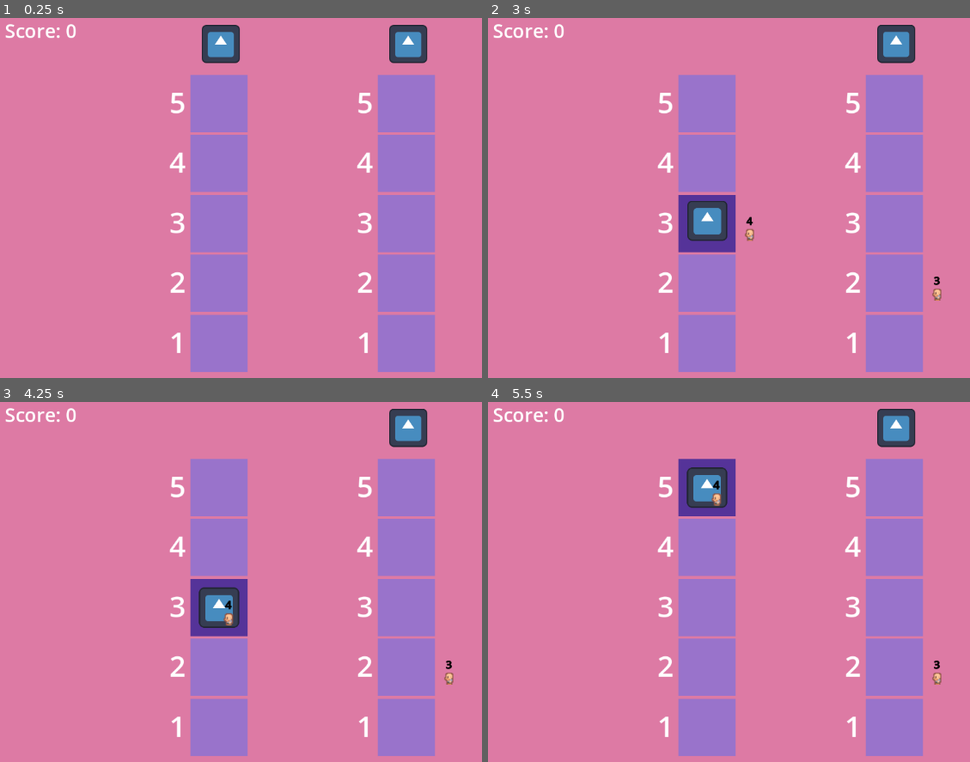
Above: before the commit, frames 1-4 (two rows, left to right).
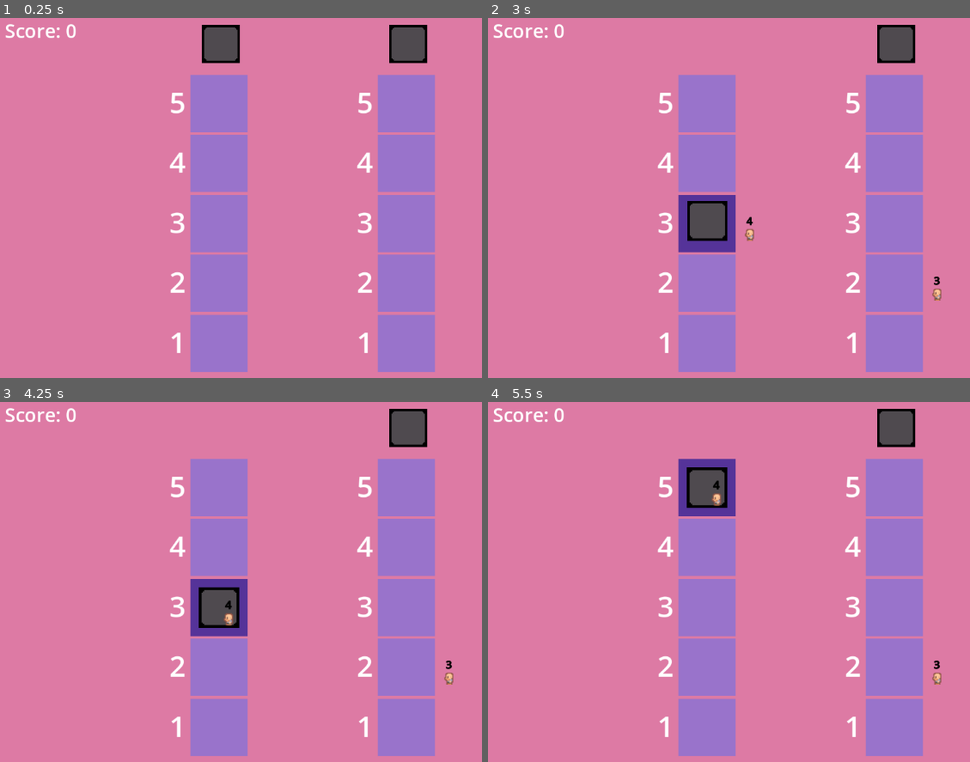
Above: after the commit, the same moments.

Repository: hamzasclone2/elevator
Game: Godot game, scene res://world.tscn
Same seed, same stepped clock (60 frames per second), same inputs: the game is played once before the commit and once after it. The engine's default icon, where the game draws it, is replaced by a stand-in: a white triangle on a blue panel in a dark square.
Inputs (mouse positions are in pixels of both pictures, inside the frame that each line leads up to):
- Up to frame 1 (0.25 s): no input
- Up to frame 2 (3 s): tap Enter at 0.5, 2 s; move the mouse to (709, 43) at 0.52 s; press the mouse at (709, 43) at 0.53 s; tap Space at 1.25, 2.75 s; move the mouse to (897, 43) at 1.27 s; release the mouse at (897, 43) at 1.28 s; click (897, 43) at 1.35 s; move the mouse to (897, 126) at 2.02 s; press the mouse at (897, 126) at 2.03 s; move the mouse to (796, 288) at 2.77 s; release the mouse at (796, 288) at 2.78 s; click (796, 288) at 2.85 s
- Up to frame 3 (4.25 s): tap Enter at 3.5 s; move the mouse to (outside the picture) at 3.52 s; press the mouse at (outside the picture) at 3.53 s
- Up to frame 4 (5.5 s): tap Space at 4.25 s; move the mouse to (622, 535) at 4.27 s; release the mouse at (622, 535) at 4.28 s; click (622, 535) at 4.35 s; move the mouse to (863, 592) at 5.02 s; press the mouse at (863, 592) at 5.03 s

The runs differ from the first frame. In frame 1, 1.6% of the frame differs, in the area x 41-89%, y 1-13%; in frame 2, 1.7%, in the area x 41-89%, y 1-63%; in frame 3, 1.7%; in frame 4, 1.7%.
Error in both runs: Invalid access to property or key 'position' on a base object of type 'Nil'. (res://elevator.gd:29)

Commit message:
changed look of elevators

Diff:
--- a/elevator.tscn
+++ b/elevator.tscn
@@ -1,7 +1,7 @@
 [gd_scene load_steps=5 format=3 uid="uid://bb711t5dekmpg"]
 
 [ext_resource type="Script" path="res://elevator.gd" id="1_74kpp"]
-[ext_resource type="Texture2D" uid="uid://dwvmwb3ff6yh3" path="res://icon.svg" id="2_i8iwh"]
+[ext_resource type="Texture2D" uid="uid://cfysfw8sk2if5" path="res://sprites/elevator-v1.png" id="2_lrues"]
 
 [sub_resource type="RectangleShape2D" id="RectangleShape2D_lo8qj"]
 size = Vector2(128, 128)
@@ -14,7 +14,7 @@
 
 [node name="Sprite2D" type="Sprite2D" parent="."]
 scale = Vector2(0.5, 0.5)
-texture = ExtResource("2_i8iwh")
+texture = ExtResource("2_lrues")
 
 [node name="Area2D" type="Area2D" parent="."]
 
--- a/passenger.tscn
+++ b/passenger.tscn
@@ -99,7 +99,7 @@
 position = Vector2(21, 22.25)
 scale = Vector2(2.199, 2)
 sprite_frames = SubResource("SpriteFrames_xp84y")
-animation = &"passenger5"
+animation = &"passenger0"
 
 [node name="ColorRect" type="ColorRect" parent="."]
 visible = false
Binary file added: sprites/elevator-v1.png
Not shown, added: sprites/elevator-v1.png.import
